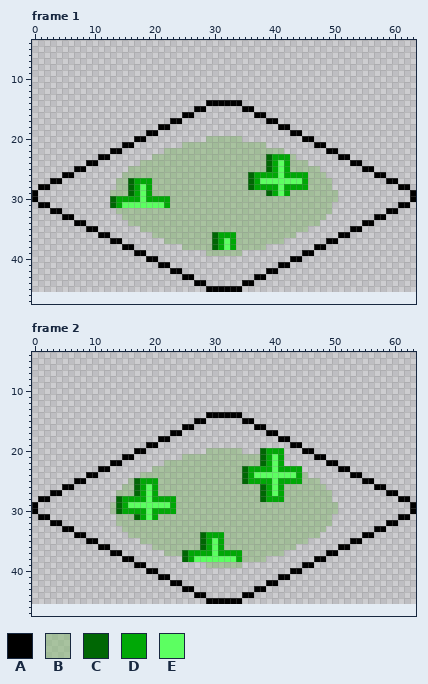
One commit to this pixel-art file: sprites/tile_effects/Heal/Heal.aseprite. This is how it looked before the edit.
64x64 pixels, 10 frames. Shown: frame 1: x 0..63, y 4..47; frame 2: x 0..63, y 4..47. The old version is drawn lined up with the new one, on the new canvas. The commit also changed other frames, which this record leaves out.
Visible layers, top first: "Cross", "Circle" opacity 56%, "Layer 1".
Palette (. is transparent): A #000000  B #8bba788f  C #006704  D #00a806  E #5cff61
Pixels before, frame 1 (only the part around the change), first column x 0:
 4 ................................................................
 5 ................................................................
 6 ................................................................
 7 ................................................................
 8 ................................................................
 9 ................................................................
10 ................................................................
11 ................................................................
12 ................................................................
13 ................................................................
14 .............................AAAAAA.............................
15 ...........................AA......AA...........................
16 .........................AA..........AA.........................
17 .......................AA..............AA.......................
18 .....................AA..................AA.....................
19 ...................AA......................AA...................
20 .................AA..........BBBBBB..........AA.................
21 ...............AA........BBBBBBBBBBBBBB........AA...............
22 .............AA.......BBBBBBBBBBBBBBBBBBBB.......AA.............
23 ...........AA.......BBBBBBBBBBBBBBBBBBBCDDDB.......AA...........
24 .........AA.......BBBBBBBBBBBBBBBBBBBBBCDEDBBB.......AA.........
25 .......AA.......BBBBBBBBBBBBBBBBBBBBBBBCDEDBBBBB.......AA.......
26 .....AA........BBBBBBBBBBBBBBBBBBBBBCDDDDEDDDDBBB........AA.....
27 ...AA.........BBCDDDBBBBBBBBBBBBBBBBCDEEEEEEEDBBBB.........AA...
28 .AA...........BBCDEDBBBBBBBBBBBBBBBBCDDDDEDDDDBBBB...........AA.
29 A............BBBCDEDBBBBBBBBBBBBBBBBBBBCDEDBBBBBBBB............A
30 A............CDDDDEDDDDBBBBBBBBBBBBBBBBBBBBBBBBBBBB............A
31 .AA..........CDEEEEEEEDBBBBBBBBBBBBBBBBBBBBBBBBBBB...........AA.
32 ...AA.........BBBBBBBBBBBBBBBBBBBBBBBBBBBBBBBBBBBB.........AA...
33 .....AA........BBBBBBBBBBBBBBBBBBBBBBBBBBBBBBBBBB........AA.....
34 .......AA.......BBBBBBBBBBBBBBBBBBBBBBBBBBBBBBBB.......AA.......
35 .........AA.......BBBBBBBBBBBBBBBBBBBBBBBBBBBB.......AA.........
36 ...........AA.......BBBBBBBBBBCDDDBBBBBBBBBB.......AA...........
37 .............AA.......BBBBBBBBCDEDBBBBBBBB.......AA.............
38 ...............AA........BBBBBCDEDBBBBB........AA...............
39 .................AA..........BBBBBB..........AA.................
40 ...................AA......................AA...................
41 .....................AA..................AA.....................
42 .......................AA..............AA.......................
43 .........................AA..........AA.........................
44 ...........................AA......AA...........................
45 .............................AAAAAA.............................
46 ................................................................
47 ................................................................
Pixels before, frame 2 (only the part around the change), first column x 0:
 7 ................................................................
 8 ................................................................
 9 ................................................................
10 ................................................................
11 ................................................................
12 ................................................................
13 ................................................................
14 .............................AAAAAA.............................
15 ...........................AA......AA...........................
16 .........................AA..........AA.........................
17 .......................AA..............AA.......................
18 .....................AA..................AA.....................
19 ...................AA......................AA...................
20 .................AA..........BBBBBB...CDDD...AA.................
21 ...............AA........BBBBBBBBBBBBBCDED.....AA...............
22 .............AA.......BBBBBBBBBBBBBBBBCDED.......AA.............
23 ...........AA.......BBBBBBBBBBBBBBBCDDDDEDDDD......AA...........
24 .........AA.......BBBBBBBBBBBBBBBBBCDEEEEEEEDB.......AA.........
25 .......AA.......BCDDDBBBBBBBBBBBBBBCDDDDEDDDDBBB.......AA.......
26 .....AA........BBCDEDBBBBBBBBBBBBBBBBBCDEDBBBBBBB........AA.....
27 ...AA.........BBBCDEDBBBBBBBBBBBBBBBBBCDEDBBBBBBBB.........AA...
28 .AA...........CDDDDEDDDDBBBBBBBBBBBBBBCDDDBBBBBBBB...........AA.
29 A............BCDEEEEEEEDBBBBBBBBBBBBBBBBBBBBBBBBBBB............A
30 A............BCDDDDEDDDDBBBBBBBBBBBBBBBBBBBBBBBBBBB............A
31 .AA...........BBBCDEDBBBBBBBBBBBBBBBBBBBBBBBBBBBBB...........AA.
32 ...AA.........BBBBBBBBBBBBBBBBBBBBBBBBBBBBBBBBBBBB.........AA...
33 .....AA........BBBBBBBBBBBBBBBBBBBBBBBBBBBBBBBBBB........AA.....
34 .......AA.......BBBBBBBBBBBBCDDDBBBBBBBBBBBBBBBB.......AA.......
35 .........AA.......BBBBBBBBBBCDEDBBBBBBBBBBBBBB.......AA.........
36 ...........AA.......BBBBBBBBCDEDBBBBBBBBBBBB.......AA...........
37 .............AA.......BBBCDDDDEDDDDBBBBBBB.......AA.............
38 ...............AA........CDEEEEEEEDBBBB........AA...............
39 .................AA..........BBBBBB..........AA.................
40 ...................AA......................AA...................
41 .....................AA..................AA.....................
42 .......................AA..............AA.......................
43 .........................AA..........AA.........................
44 ...........................AA......AA...........................
45 .............................AAAAAA.............................
46 ................................................................
47 ................................................................
After:
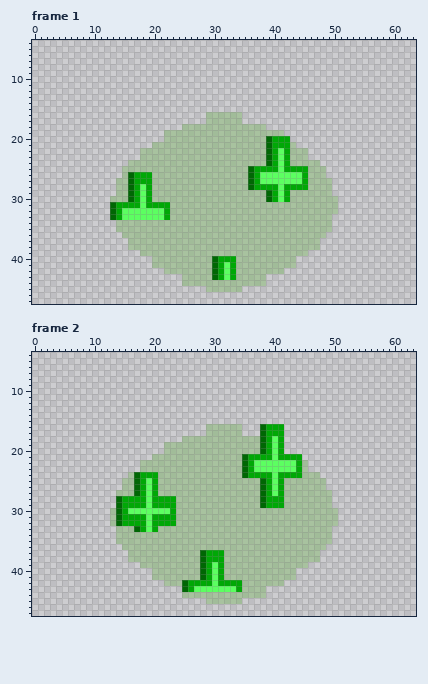
Commit: add Chipmonk, fix HealAbility
The exact change:
canvas 64x64 -> 64x96, the old top-left corner now at 0,-18 (the part of the old canvas that was cut away was empty and is not shown)
Changed rows in their new state; - is an unchanged pixel.
Frame 1:
first column x 0:
14 -----------------------------......-----------------------------
15 ---------------------------..------..---------------------------
16 -------------------------..--BBBBBB--..-------------------------
17 -----------------------..----BBBBBB----..-----------------------
18 ---------------------..--BBBBBBBBBBBBBB--..---------------------
19 -------------------..-BBBBBBBBBBBBBBBBBBBB-..-------------------
20 -----------------..---BBBBBBB------BBBBCDDD--..-----------------
21 ---------------..---BBBBB--------------CDDDB---..---------------
22 -------------..---BBBB-----------------CDEDBBB---..-------------
23 -----------..-----BB---------------------E--BB-----..-----------
24 ---------..-----BB----------------------------BB-----..---------
25 -------..------B--------------------CDDD---DDD--B------..-------
26 -----..---------CDDD------------------EEE-EEE------------..-----
27 ---..------------------------------------------------------..---
28 -..----------------------------------------------------------..-
29 .------------.------------------------------------.------------.
30 .------------BBBC---BBB----------------CDED--------------------.
31 -..------------DDD-DDD----------------------------B----------..-
32 ---..--------CDEEEEEEED---------------------------B--------..---
33 -----..------CDEEEEEEED--------------------------B-------..-----
34 -------..-----BB--------------------------------BB-----..-------
35 ---------..---BBBB----------------------------BBBB---..---------
36 -----------..--BBBBB----------BBBB----------BBBBB--..-----------
37 -------------..-BBBBBB--------BBBB--------BBBBBB-..-------------
38 ---------------.BBBBBBBBB-----BBBB-----BBBBBBBBB.---------------
39 -----------------.BBBBBBBBBBB------BBBBBBBBBBB.-----------------
40 -------------------.BBBBBBBBBBCDDDBBBBBBBBBB.-------------------
41 --------------------BBBBBBBBBBCDEDBBBBBBBBBB--------------------
42 ----------------------BBBBBBBBCDEDBBBBBBBB----------------------
43 -------------------------BBBBBCDEDBBBBB-------------------------
44 -------------------------BBBBBBBBBBBBBB-------------------------
45 -----------------------------BBBBBB-----------------------------
Frame 2:
first column x 0:
14 -----------------------------......-----------------------------
15 ---------------------------..------..---------------------------
16 -------------------------..--BBBBBB--.CDDD----------------------
17 -----------------------..----BBBBBB---CDDD----------------------
18 ---------------------..--BBBBBBBBBBBBBCDED.---------------------
19 -------------------..-BBBBBBBBBBBBBBBBCDED-..-------------------
20 -----------------..---BBBBBBB------BBB--E----..-----------------
21 ---------------..---BBBBB----------CDDD---DDD--..---------------
22 -------------..---BBBB-------------CDEEE-EEEDB---..-------------
23 -----------..-----BB-----------------EEE-EEE-B-----..-----------
24 ---------..-----BCDDD----------------DDD-DDD--BB-----..---------
25 -------..------B---E---------------BBBC---BBB---B------..-------
26 -----..--------------------------------------------------..-----
27 ---..------------------------------------------------------..---
28 -..----------------------------------------------------------..-
29 .------------.--DDD-DDD---------------CDDD--------.------------.
30 .---------------EEE-EEE----------------------------------------.
31 -..----------BCDDD---DDD--------------------------B----------..-
32 ---..--------BCDDDDEDDDD--------------------------B--------..---
33 -----..-------B--CDED----------------------------B-------..-----
34 -------..-----BB------------BBBB----------------BB-----..-------
35 ---------..---BBBB----------BBBB--------------BBBB---..---------
36 -----------..--BBBBB--------BBBB------------BBBBB--..-----------
37 -------------..-BBBBBB---BBBC-D-BBB-------BBBBBB-..-------------
38 ---------------.BBBBBBBBBBBBCDDDBBB----BBBBBBBBB.---------------
39 -----------------.BBBBBBBBBBCDED---BBBBBBBBBBB.-----------------
40 -------------------.BBBBBBBBCDEDBBBBBBBBBBBB.-------------------
41 --------------------BBBBBBBBCDEDBBBBBBBBBBBB--------------------
42 ----------------------BBBCDDDDEDDDDBBBBBBB----------------------
43 -------------------------CDEEEEEEEDBBBB-------------------------
44 -------------------------BBBBBBBBBBBBBB-------------------------
45 -----------------------------BBBBBB-----------------------------
